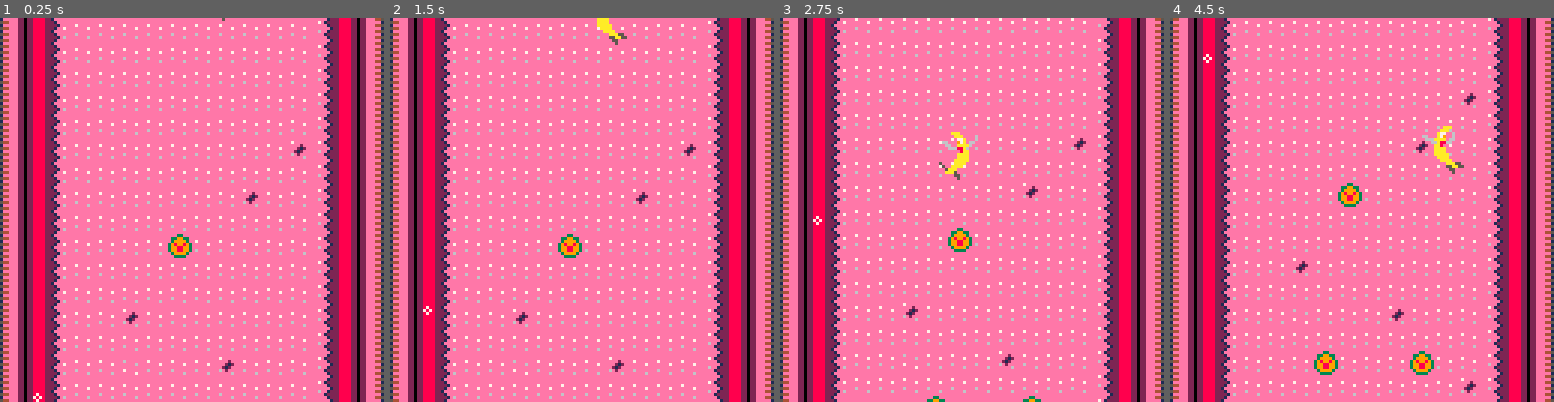
Above: before the commit, frames 1-4 (left to right).
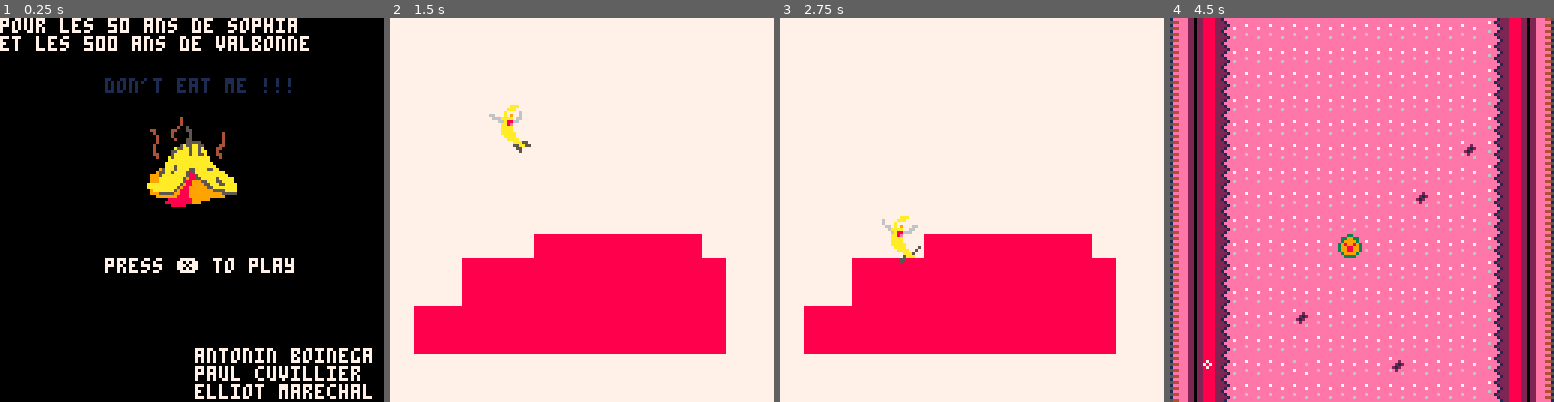
Above: after the commit, the same moments.

Repository: antonono/pico8
Game: PICO-8 cartridge carts/dontEatMe.p8
Two runs of this game, one before a commit and one after it. Both use one fixed random seed, a clock stepped at 60 frames per second and the inputs below.
Inputs:
- Up to frame 1 (0.25 s): no input
- Up to frame 2 (1.5 s): tap X (X key) at 1.07 s
- Up to frame 3 (2.75 s): hold Left 1.97-2.37 s; tap X (X key) at 2.07, 2.4, 2.73 s; hold Down from 2.42 s (still down)
- Up to frame 4 (4.5 s): release Down at 2.82 s; hold Right 2.87-3.53 s; tap X (X key) every 0.33 s from 3.07 to 4.4 s; hold Up 3.58-4.08 s; hold Right from 4.13 s (still down)

The runs differ from the first frame. In frame 1, 98% of the frame differs, in the area x 0-100%, y 0-100%; in frame 2, 98%; in frame 3, 98%; in frame 4, 18%.

Commit message:
Add menu transition scene

Diff:
--- a/carts/dontEatMe.p8
+++ b/carts/dontEatMe.p8
@@ -20,7 +20,11 @@
 }
 
 cpt = 0
-firstroom = true
+menu = true
+transition1=false
+texttransition1 =false
+firstroom = false
+texttransition2 = false
 secondroom = false
 finishroom = false
 transition = false
@@ -45,7 +49,7 @@
 
 function controls()
 	if (hit(p.x+4, p.y+15, 1, 1, 4) and firstroom) or (hit(p.x+10, p.y+15, 1, 1, 4) and firstroom) then
-		initfirstroom()
+		initmenu()
 	end
 	if(p.anim == "flap") then
 		if (hit(p.x+520, p.y+47, 1, 1, 2) and hit(p.x+520, p.y+61, 1, 1, 2)) then
@@ -65,7 +69,7 @@
   			end
 			p.y += 1
 		else
-			initfirstroom()
+			initmenu()
 		end
 	end
 	if (btn(0)) then
@@ -94,7 +98,7 @@
 		if (p.y-cam.y>(64-allowance)) then
    				cam.y+=speed
 		end
-		p.y += 4
+		p.y += 0.2
 	end
 	if(p.anim == "fall" or p.anim == "fly_in_fall") then
   		if (btn(2)) then
@@ -112,12 +116,47 @@
 			p.y -= 1
 		end
 	end
+	if(menu) then
+		if(btn(5)) then
+			transition1=true
+			menu = false
+		end
+	end
+	if(texttransition1) then
+		if(btn(5)) then
+		    texttransition1 = false
+			initfirstroom()
+		end
+	end
+end
+
+function initmenu()
+	menu=true
+	transition1 = false
+	firstroom = false
+	secondroom = false
+	transition = false
+	texttransition1=false
+	texttransition2=false
+	cpt=0
+	background.x = 0
+	background.y = 0
+	p.x = 64
+	p.y = -16
+	p.anim = "fall"
+	p.direction = "right"
+	cam.x = 0
+	cam.y = 0
 end
 
 function initfirstroom()
+	menu = false
+	transition1 = false
 	firstroom = true
 	secondroom = false
 	transition = false
+	texttransition1=false
+	texttransition2=false
 	background.x = 0
 	background.y = 0
 	cpt = 0
@@ -204,12 +243,56 @@
 			controls()
 		end
 	end
+	if menu then
+		controls()
+	end
+	if transition1 then
+		if(p.anim == "fly_in_fall") then
+			p.anim="fall"
+		end
+		if(p.y) > 88 then
+			transition1 = false
+			texttransition1 = true
+		end
+		p.y+=1
+	end
+	if texttransition1 then
+		p.y=2
+		controls()
+	end
 end
 
 function _draw()
 	cls()
-
-	if firstroom then
+	if menu then
+		p.x = 32
+		p.y = 16
+		camera(cam.x,cam.y)
+		map(16,16,background.x,background.y,16,16)
+		print("don't eat me !!!",35,20,1)
+		print("pour les 50 ans de sophia",0,0,7)
+		print("et les 500 ans de valbonne",0,6,7)
+		print("antonin boinega",65,110,7)
+		print("paul cuvillier",65,116,7)
+		print("elliot marechal",65,122,7)
+		print("press ❎ to play",35,80)
+	elseif transition1 then
+		camera(cam.x,cam.y)
+		map(32,16,background.x,background.y,16,16)
+		spr(anim_player(),p.x,p.y,2,2,true)
+	elseif texttransition1 then
+		camera(cam.x,cam.y)
+		map(32,32,background.x,background.y,16,16)
+		print("vous voila dans la peau d'une",0,0,7)
+		print("banane.. quel jeu de mot",0,6,7)
+		print("vous devez vous echappez le plus",0,15,7)
+		print("vite possible du corps de ce",0,21,7)
+		print("valbonnais",40,27,7)
+		print("attention a vous vous n'avez",0,36,7)
+		print("qu'une seule vie sinon il faudra",0,42,7)
+		print("recommencer",40,48,7)
+		print("press ❎ to play",35,80)
+	elseif firstroom then
 		camera(cam.x,cam.y)
 		map(0,0,background.x,background.y,16,48)
 		if(p.direction == "left") then
@@ -371,35 +451,35 @@
 0202020202020202020202020000000002020202020202020202020200000000020202020202020202020000000000000202020202020202020200000000000000000000900000904040804080404040400000008000800040404000404040004000000000000000404040404040400010000080800004804040804040404000
 0000000000000000000000000000000000000000000000000000000000000000000000000000000000000000000000000000000000000000000000000000000000000000000000000000000000000000000000000000000000000000000000000000000000000000000000000000000000000000000000000000000000000000
 __map__
-42534445454545454545454545474352006f6f6f6f5151510000000000000075757575757575757575757575757575755f5f5f5f5f5f5f5f5f5f5f5f5f5f5f5f5f5f5f5f5f5f5f5f5f5f5f5f5f5f5f5f5f5f5f5f5f5f5f5f5f5f5f5f5f5f5f5f5f5f5f5f5f5f5f5f5f5f5f5f5f5f5f5f5f5f5f5f5f5f5f5f5f5f5f5f5f5f5f5f
-42534445454545454545454545474352006f6f6f6f5151510000000000000075757575757575757575757575757575755f5f5f5f5f5f5f5f5f5f5f5f5f5f5f5f5f5f5f5f5f5f5f5f5f5f5f5f5f5f5f5f5f5f5f5f5f5f5f5f5f5f5f5f5f5f5f5f5f5f5f5f5f5f5f5f5f5f5f5f5f5f5f5f5f5f5f5f5f5f5f5f5f5f5f5f5f5f5f5f
-42534445454545454545454545474352006f6f6f6f5151517575000000000075757575757575757575757575757575755f5f5f5f5f5f5f5f5f5f5f5f5f5f5f5f5f5f5f5f5f5f5f5f5f5f5f5f5f5f5f5f5f5f5f5f5f5f5f5f5f5f5f5f5f5f5f5f5f5f5f5f5f5f5f5f5f5f5f5f5f5f5f5f5f5f5f5f5f5f5f5f5f5f5f5f5f5f5f5f
-425344454545454545454545454743526f6f6f6f6f6f6f517575000000000075757575757575757575757575757575755f5f5f5f5f5f5f5f5f5f5f5f5f5f5f5f5f5f5f5f5f5f5f5f5f5f5f5f5f5f5f5f5f5f5f5f5f5f5f5f5f5f5f5f5f5f5f5f5f5f5f5f5f5f5f5f5f5f5f5f5f5f5f5f5f5f5f5f5f5f5f5f5f5f5f5f5f5f5f5f
-425344454545454545454545454743526f6f6f6f6f6f6f517575000000000075757575755675757575757575757575755f5f5f5f5f5f5f5f5f5f5f5f5f5f5f5f5f5f5f5f5f5f5f5f5f5f5f5f5f5f5f5f5f5f5f5f5f5f5f5f5f5f5f5f5f5f5f5f5f5f5f5f5f5f5f5f5f5f5f5f5f5f5f5f5f5f5f5f5f5f5f5f5f5f5f5f5f5f5f5f
-425344454545454545454545554743526f6f6f6f6f6f6f5175750000000000754a4a4a4a7475757575757575757575755f5f5f5f5f5f5f5f5f5f5f5f5f5f5f5f5f4f6b61615d4e4e4e4e4e4e4e4e4e4e4e4e4e4e4e4e4e4e4e4e4e4e4e4e4e4e4e4e4e4e4e4e4e4e4e4e4e4e4e4e4e4e4e4e4e4e4e4e4e4e4e4e4e4e4e4e4e6d
-425344454545454545454545454743526f6f6f6f6f6f6f5175756f6f6f6f6f754c4c4c4c7375757575757575757575755f5f5f5f5f5f5f5f5f5f5f5f5f5f5f5f5f4f6b6261654b4b4b4b4b4b4b4b4b4b4b4b4b4b4b4b4b4b4b4b4b4b4b4b4b4b4b4b4b4b4b4b4b4b4b4b4b4b4b4b4b4b4b4b4b4b4b4b4b4b4b4b4b4b4b4b5c4d
-425344454545454545455545454743526f6f6f6f6f6f6f5175756f6f6f6f6f754c4c4c4c7375757575757575757575755f5f5f5f5f5f5f5f5f5f5f5f5f5f5f5f5f4f6b61616161616161616161616161616161616161616161616161616869616161616162616161616161626161616161616161616161616161616161615d4d
-425344454545454545454545454743526f6f51515151515175756f6f6f6f6f757a7a7a7a7775757575757575757575755f5f5f5f5f5f5f5f5f5f5f5f5f5f5f5f5f4f6b61726161616161617261616261616161616172616261616161617879616161616161616161616161616161616161726161616161616161616162615d4d
-425344454545457045454545454743526f6f51757575757575756f6f6f6f6f75757575755475757575757575757575755f5f5f5f5f5f5f5f5f5f5f5f5f5f5f5f5f4f6b61617261616161616161616161616161616161616161616161616161616161616161616172616161617261616161616161616161616261616161615d4d
-425344454545454545454545454743520000510075006f0000756f6f6f6f6f75757575757575757575757575757575755f5f5f5f5f5f5f5f5f5f5f5f5f5f5f5f5f4f6b61616161616161726161616161616161626161616161616161616172616161616161616161616161616161616161616161616161616161616161615d4d
-425344454545454545454545454743520000510075006f0000756f6f6f6f6f75414141414141414141414141414141755f5f5f5f5f5f5f5f5f5f5f5f5f5f5f5f5f4f6b61686961616261616161617261616161616869616161617261626161616161726161616161616261616161686961616161616261616168696172615d4d
-42534445455545454545454545474352000051007500000000756f6f6f6f6f7541414141414141414108090e0f4141755f5f5f5f5f5f5f5f5f5f5f5f5f5f5f5f5f4f6b61787961616161616161626161616161617879616261616161616161616161616161616161616161616161787961616161616161616178796161615d4d
-42534445454545454545454545474352000051007541414141756f6f6f6f6f7541414141414141414118191e1f4141755f5f5f5f5f5f5f5f5f5f5f5f5f5f5f5f5f4f5c5e5e5e5e5e5e5e5e5e5e5e5e5e5e5e5e5e5e5e5e5e5e5e5e5e5e5e5e5e5e5e5e5e5e5e5e5e5e5e5e5e5e5e5e5e5e5e5e5e5e5e5e5e5761616161615d4d
-42534445454645454555454545474352000051007541414141756f6f6f6f6f75414141414141414141414141414141755f5f5f5f5f5f5f5f5f5f5f5f5f5f5f5f5f505a5a5a5a5a5a5a5a5a5a5a5a5a5a5a5a5a5a5a5a5a5a5a5a5a5a5a5a5a5a5a5a5a5a5a5a5a5a5a5a5a5a5a5a5a5a5a5a5a5a5a5a5a5a6661617261615d4d
+4253444545454545454545454547435271717171715151517171717171717175757575757575757575757575757575755f5f5f5f5f5f5f5f5f5f5f5f5f5f5f5f5f5f5f5f5f5f5f5f5f5f5f5f5f5f5f5f5f5f5f5f5f5f5f5f5f5f5f5f5f5f5f5f5f5f5f5f5f5f5f5f5f5f5f5f5f5f5f5f5f5f5f5f5f5f5f5f5f5f5f5f5f5f5f5f
+4253444545454545454545454547435271717171715151517171717171717175757575757575757575757575757575755f5f5f5f5f5f5f5f5f5f5f5f5f5f5f5f5f5f5f5f5f5f5f5f5f5f5f5f5f5f5f5f5f5f5f5f5f5f5f5f5f5f5f5f5f5f5f5f5f5f5f5f5f5f5f5f5f5f5f5f5f5f5f5f5f5f5f5f5f5f5f5f5f5f5f5f5f5f5f5f
+4253444545454545454545454547435271717171715151517575717171717175757575757575757575757575757575755f5f5f5f5f5f5f5f5f5f5f5f5f5f5f5f5f5f5f5f5f5f5f5f5f5f5f5f5f5f5f5f5f5f5f5f5f5f5f5f5f5f5f5f5f5f5f5f5f5f5f5f5f5f5f5f5f5f5f5f5f5f5f5f5f5f5f5f5f5f5f5f5f5f5f5f5f5f5f5f
+4253444545454545454545454547435271717171717171517575717171717175757575757575757575757575757575755f5f5f5f5f5f5f5f5f5f5f5f5f5f5f5f5f5f5f5f5f5f5f5f5f5f5f5f5f5f5f5f5f5f5f5f5f5f5f5f5f5f5f5f5f5f5f5f5f5f5f5f5f5f5f5f5f5f5f5f5f5f5f5f5f5f5f5f5f5f5f5f5f5f5f5f5f5f5f5f
+4253444545454545454545454547435271717171717171517575717171717175757575755675757575757575757575755f5f5f5f5f5f5f5f5f5f5f5f5f5f5f5f5f5f5f5f5f5f5f5f5f5f5f5f5f5f5f5f5f5f5f5f5f5f5f5f5f5f5f5f5f5f5f5f5f5f5f5f5f5f5f5f5f5f5f5f5f5f5f5f5f5f5f5f5f5f5f5f5f5f5f5f5f5f5f5f
+42534445454545454545454555474352717171717171715175757171717171754a4a4a4a7475757575757575757575755f5f5f5f5f5f5f5f5f5f5f5f5f5f5f5f5f4f6b61615d4e4e4e4e4e4e4e4e4e4e4e4e4e4e4e4e4e4e4e4e4e4e4e4e4e4e4e4e4e4e4e4e4e4e4e4e4e4e4e4e4e4e4e4e4e4e4e4e4e4e4e4e4e4e4e4e4e6d
+42534445454545454545454545474352717171717171715175757171717171754c4c4c4c7375757575757575757575755f5f5f5f5f5f5f5f5f5f5f5f5f5f5f5f5f4f6b6261654b4b4b4b4b4b4b4b4b4b4b4b4b4b4b4b4b4b4b4b4b4b4b4b4b4b4b4b4b4b4b4b4b4b4b4b4b4b4b4b4b4b4b4b4b4b4b4b4b4b4b4b4b4b4b4b5c4d
+42534445454545454545554545474352717171717171715175757171717171754c4c4c4c7375757575757575757575755f5f5f5f5f5f5f5f5f5f5f5f5f5f5f5f5f4f6b61616161616161616161616161616161616161616161616161616869616161616162616161616161626161616161616161616161616161616161615d4d
+42534445454545454545454545474352717151515151515175757171717171757a7a7a7a7775757575757575757575755f5f5f5f5f5f5f5f5f5f5f5f5f5f5f5f5f4f6b61726161616161617261616261616161616172616261616161617879616161616161616161616161616161616161726161616161616161616162615d4d
+4253444545454570454545454547435271715175757575757575717171717175757575755475757575757575757575755f5f5f5f5f5f5f5f5f5f5f5f5f5f5f5f5f4f6b61617261616161616161616161616161616161616161616161616161616161616161616172616161617261616161616161616161616261616161615d4d
+425344454545454545454545454743527171517175006f000075717171717175757575757575757575757575757575755f5f5f5f5f5f5f5f5f5f5f5f5f5f5f5f5f4f6b61616161616161726161616161616161626161616161616161616172616161616161616161616161616161616161616161616161616161616161615d4d
+425344454545454545454545454743527171517175006f000075717171717175414141414141414141414141414141755f5f5f5f5f5f5f5f5f5f5f5f5f5f5f5f5f4f6b61686961616261616161617261616161616869616161617261626161616161726161616161616261616161686961616161616261616168696172615d4d
+425344454555454545454545454743527171517175000000007571717171717541414141414141414108090e0f4141755f5f5f5f5f5f5f5f5f5f5f5f5f5f5f5f5f4f6b61787961616161616161626161616161617879616261616161616161616161616161616161616161616161787961616161616161616178796161615d4d
+425344454545454545454545454743527171517175414141417571717171717541414141414141414118191e1f4141755f5f5f5f5f5f5f5f5f5f5f5f5f5f5f5f5f4f5c5e5e5e5e5e5e5e5e5e5e5e5e5e5e5e5e5e5e5e5e5e5e5e5e5e5e5e5e5e5e5e5e5e5e5e5e5e5e5e5e5e5e5e5e5e5e5e5e5e5e5e5e5e5761616161615d4d
+4253444545464545455545454547435271715171754141414175717171717175414141414141414141414141414141755f5f5f5f5f5f5f5f5f5f5f5f5f5f5f5f5f505a5a5a5a5a5a5a5a5a5a5a5a5a5a5a5a5a5a5a5a5a5a5a5a5a5a5a5a5a5a5a5a5a5a5a5a5a5a5a5a5a5a5a5a5a5a5a5a5a5a5a5a5a5a6661617261615d4d
 4253444545454545454545454547435275757575757575757575757575757575757575757575757575757575757575755f5f5f5f5f5f5f5f5f5f5f5f5f5f5f5f5f604e4e4e4e4e4e4e4e4e4e4e4e4e4e4e4e4e4e4e4e4e4e4e4e4e4e4e4e4e4e4e4e4e4e4e4e4e4e4e4e4e4e4e4e4e4e4e4e4e4e4e4e4e4e6661616161615d4d
-425344454545704545457045454743527500006f6f0000000000000000000000757575757575757575757575757575755f5f5f5f5f5f5f5f5f5f5f5f5f5f5f5f5f4f5c4b4b4b4b4b4b4b4b4b4b4b4b4b4b4b4b4b4b4b4b4b4b4b4b4b4b4b4b4b4b4b4b4b4b4b4b4b4b4b4b4b4b4b4b4b4b4b4b4b4b4b4b4b6761616161615d4d
-425344454545454545454545554743527500756f6f6f757575756f75756f6f75757575757575757575757575757575755f5f5f5f5f5f5f5f5f5f5f5f5f5f5f5f5f4f6b61616161616161616168696161616161616161616161616161616161616161616161616869616161616161686961616161616172616161616161615d4d
-42534445454545454545454545474352750075756f7575756f006f7500756f75757575757575757575757575757575755f5f5f5f5f5f5f5f5f5f5f5f5f5f5f5f5f4f6b61616161616161616178796161617261616161616161616261616161616162616161617879616161626161787961616161616161616162616161625d4d
-425344454545454545454545454743527500756f756f757575756f756f6f756f757575757575757575757575757575755f5f5f5f5f5f5f5f5f5f5f5f5f5f5f5f5f4f6b62616161616161616161616161616161626161616161616161616161616161616161616161616161616161616161726161626161616161616161615d4d
-425344454545454545454545454743527500756f6f6f757575756f750000756f757575757575757575757575757575755f5f5f5f5f5f5f5f5f5f5f5f5f5f5f5f5f4f6b61616261616161616161616161616161616161616161616161616161616161616161616161616161616161616161616161616161616161616161615d4d
-4253445545454545454545454547435275007500000075756f6f007500007500757575757575757575757575757575755f5f5f5f5f5f5f5f5f5f5f5f5f5f5f5f5f4f6b61616161616161616161616161616161686961616161616168696162616161616869616161616161616161616161616161616161616161616161615d4d
-4253444545454545454545454547435275007500000075757575007500007575757575757575757575757575757575755f5f5f5f5f5f5f5f5f5f5f5f5f5f5f5f5f4f6b61616161616161726162626161616161787961617261616178796161616172617879616161616161626161726161616161616161616161616161615d4d
-425344454545454545454555454743527500000000006f6f0a0b0c0d00000000757575757575757575757575757575755f5f5f5f5f5f5f5f5f5f5f5f5f5f5f5f5f4f6b6161616161645e5e5e5e5e5e5e5e5e5e5e5e5e5e5e5e5e5e5e5e5e5e5e5e5e5e5e5e5e5e5e5e5e5e5e5e5e5e5e5e5e5e5e5e5e5e5e5e5e5e5e5e5e5c4d
-425344454545454545454545454743527500000000006f6f1a1b1c1d00000000757575757575757575757575757575755f5f5f5f5f5f5f5f5f5f5f5f5f5f5f5f5f4f6b6161616161635a5a5a5a5a5a5a5a5a5a5a5a5a5a5a5a5a5a5a5a5a5a5a5a5a5a5a5a5a5a5a5a5a5a5a5a5a5a5a5a5a5a5a5a5a5a5a5a5a5a5a5a5a5a6e
-425344454545454545454545454743527500000000006f6f2a2b2c2d00000000757575757575767676767676767575755f5f5f5f5f5f5f5f5f5f5f5f5f5f5f5f5f4f6b6161626161634e4e4e4e4e4e4e4e4e4e4e4e4e4e4e4e4e4e4e4e4e4e4e4e4e4e4e4e4e4e4e4e4e4e4e4e4e4e4e4e4e4e4e4e4e4e4e4e4e4e4e4e4e4e7e
-425344454545454545454545454743527500000000006f6f3a3b3c3d00000000757575767676767676767676767675755f5f5f5f5f5f5f5f5f5f5f5f5f5f5f5f5f4f6b7261616161654b4b4b4b4b4b4b4b4b4b4b4b4b4b4b4b4b4b4b4b4b4b4b4b4b4b4b4b4b4b4b4b4b4b4b4b4b4b4b4b4b4b4b4b4b4b4b4b4b4b4b4b4b5c4d
-4253444545454545454555454547435275000000000000000000000000000000757575767676767676767676767675755f5f5f5f5f5f5f5f5f5f5f5f5f5f5f5f5f4f6b61616161616161616161616172616161616161616161616161616869616161616161626161616161616161616161616161616161616161616161615d4d
-4253444555454545454545454547435275000000000000000000000000000000757676767676767676767676767675755f5f5f5f5f5f5f5f5f5f5f5f5f5f5f5f5f4f6b61616161616161616161616162616161616161616161616161617879616161616161616161616261616161616161616161616161616161616161615d4d
-425344454545454545454545454743527500000000000000000000000000006f757676767676767676767676767675755f5f5f5f5f5f5f5f5f5f5f5f5f5f5f5f5f4f6b61616161616161616161616161616161616161626161616161616161616161616161616161616161616161616161616162616161616161616161615d4d
-425344454545454545454545454743527500000000000000000000000000006f757575757575757575757575757575755f5f5f5f5f5f5f5f5f5f5f5f5f5f5f5f5f4f6b61616161616161616161616261616161616161616161726161616161616161616161616161616161616161616161616161726161616161616161615d4d
-4253444545454555454545454547435275757575757575757575757575757575757575757575757575757575757575755f5f5f5f5f5f5f5f5f5f5f5f5f5f5f5f5f4f6b61686961616161616161616161616161616869616161616161616161616161616161617261616161616161686961616161616161616168696161615d4d
+425344454545704545457045454743523f00003f3f0000000000000000000000757575757575757575757575757575755f5f5f5f5f5f5f5f5f5f5f5f5f5f5f5f5f4f5c4b4b4b4b4b4b4b4b4b4b4b4b4b4b4b4b4b4b4b4b4b4b4b4b4b4b4b4b4b4b4b4b4b4b4b4b4b4b4b4b4b4b4b4b4b4b4b4b4b4b4b4b4b6761616161615d4d
+425344454545454545454545554743523f003f3f6f3f3f3f3f3f6f3f3f6f6f3f757575757575757575757575757575755f5f5f5f5f5f5f5f5f5f5f5f5f5f5f5f5f4f6b61616161616161616168696161616161616161616161616161616161616161616161616869616161616161686961616161616172616161616161615d4d
+425344454545454545454545454743523f003f3f3f3f3f3f6f006f3f3f3f3f3f757575757575757575757575757575755f5f5f5f5f5f5f5f5f5f5f5f5f5f5f5f5f4f6b61616161616161616178796161617261616161616161616261616161616162616161617879616161626161787961616161616161616162616161625d4d
+425344454545454545454545454743523f003f6f3f3f3f3f3f3f6f3f6f6f3f3f757575757575757575757575757575755f5f5f5f5f5f5f5f5f5f5f5f5f5f5f5f5f4f6b62616161616161616161616161616161626161616161616161616161616161616161616161616161616161616161726161626161616161616161615d4d
+425344454545454545454545454743523f003f6f6f6f0a0b0c0d000000003f6f757575757575757575757575757575755f5f5f5f5f5f5f5f5f5f5f5f5f5f5f5f5f4f6b61616261616161616161616161616161616161616161616161616161616161616161616161616161616161616161616161616161616161616161615d4d
+425344554545454545454545454743523f003f006f6f1a1b1c1d000000003f00757575757575757575757575757575755f5f5f5f5f5f5f5f5f5f5f5f5f5f5f5f5f4f6b61616161616161616161616161616161686961616161616168696162616161616869616161616161616161616161616161616161616161616161615d4d
+425344454545454545454545454743523f3f3f006f6f2a2b2c2d000000003f3f757575757575757575757575757575755f5f5f5f5f5f5f5f5f5f5f5f5f5f5f5f5f4f6b61616161616161726162626161616161787961617261616178796161616172617879616161616161626161726161616161616161616161616161615d4d
+425344454545454545454555454743523f3f00006f6f3a3b3c3d000000000000757575757575757575757575757575755f5f5f5f5f5f5f5f5f5f5f5f5f5f5f5f5f4f6b6161616161645e5e5e5e5e5e5e5e5e5e5e5e5e5e5e5e5e5e5e5e5e5e5e5e5e5e5e5e5e5e5e5e5e5e5e5e5e5e5e5e5e5e5e5e5e5e5e5e5e5e5e5e5e5c4d
+425344454545454545454545454743523f00000000006f6f3f3f3f3f00000000757575757575757575757575757575755f5f5f5f5f5f5f5f5f5f5f5f5f5f5f5f5f4f6b6161616161635a5a5a5a5a5a5a5a5a5a5a5a5a5a5a5a5a5a5a5a5a5a5a5a5a5a5a5a5a5a5a5a5a5a5a5a5a5a5a5a5a5a5a5a5a5a5a5a5a5a5a5a5a5a6e
+425344454545454545454545454743523f00000000006f6f3f3f3f3f3f000000757575757575767676767676767575755f5f5f5f5f5f5f5f5f5f5f5f5f5f5f5f5f4f6b6161626161634e4e4e4e4e4e4e4e4e4e4e4e4e4e4e4e4e4e4e4e4e4e4e4e4e4e4e4e4e4e4e4e4e4e4e4e4e4e4e4e4e4e4e4e4e4e4e4e4e4e4e4e4e4e7e
+425344454545454545454545454743523f00000000006f6f3f3f3f3f3f000000757575767676767676767676767675755f5f5f5f5f5f5f5f5f5f5f5f5f5f5f5f5f4f6b7261616161654b4b4b4b4b4b4b4b4b4b4b4b4b4b4b4b4b4b4b4b4b4b4b4b4b4b4b4b4b4b4b4b4b4b4b4b4b4b4b4b4b4b4b4b4b4b4b4b4b4b4b4b4b5c4d
+425344454545454545455545454743523f000000000000000000000000000000757575767676767676767676767675755f5f5f5f5f5f5f5f5f5f5f5f5f5f5f5f5f4f6b61616161616161616161616172616161616161616161616161616869616161616161626161616161616161616161616161616161616161616161615d4d
+425344455545454545454545454743523f000000000000000000000000000000757676767676767676767676767675755f5f5f5f5f5f5f5f5f5f5f5f5f5f5f5f5f4f6b61616161616161616161616162616161616161616161616161617879616161616161616161616261616161616161616161616161616161616161615d4d
+425344454545454545454545454743523f00000000000000000000000000006f757676767676767676767676767675755f5f5f5f5f5f5f5f5f5f5f5f5f5f5f5f5f4f6b61616161616161616161616161616161616161626161616161616161616161616161616161616161616161616161616162616161616161616161615d4d
+425344454545454545454545454743523f00000000000000000000000000006f757575757575757575757575757575755f5f5f5f5f5f5f5f5f5f5f5f5f5f5f5f5f4f6b61616161616161616161616261616161616161616161726161616161616161616161616161616161616161616161616161726161616161616161615d4d
+425344454545455545454545454743523f3f3f3f3f3f3f3f3f3f3f3f3f3f3f3f757575757575757575757575757575755f5f5f5f5f5f5f5f5f5f5f5f5f5f5f5f5f4f6b61686961616161616161616161616161616869616161616161616161616161616161617261616161616161686961616161616161616168696161615d4d
Not shown, changed: 27 lines of the sprite sheet (__gfx__) section of carts/dontEatMe.p8
